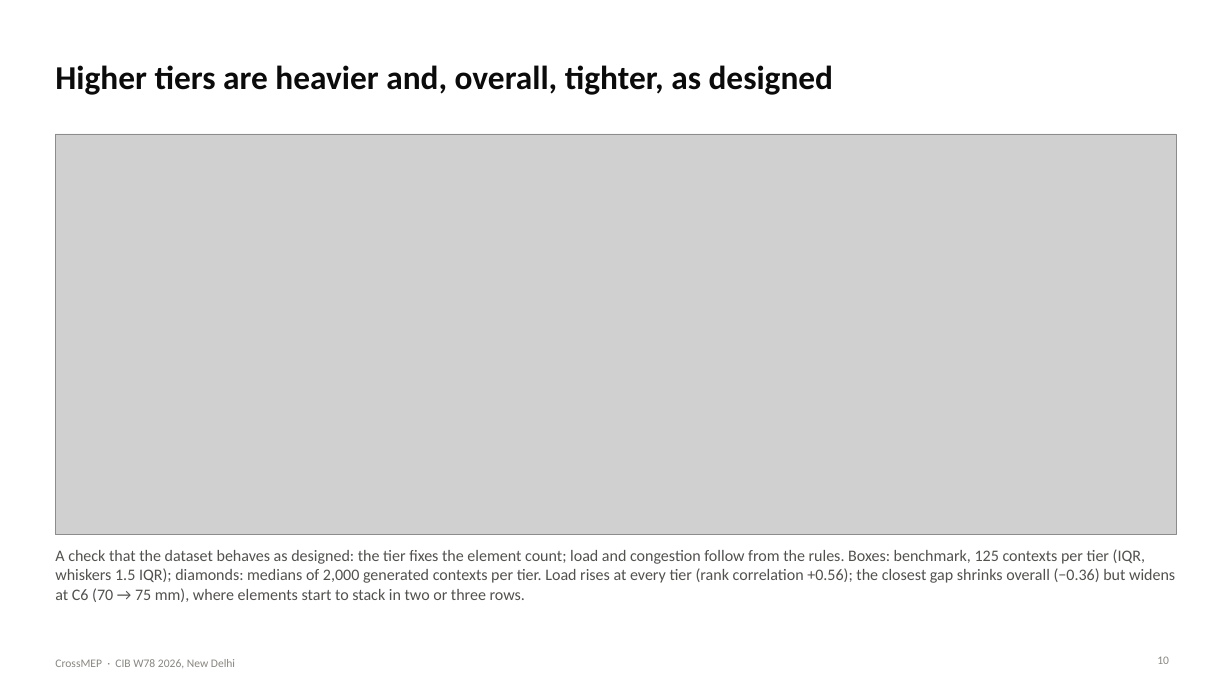
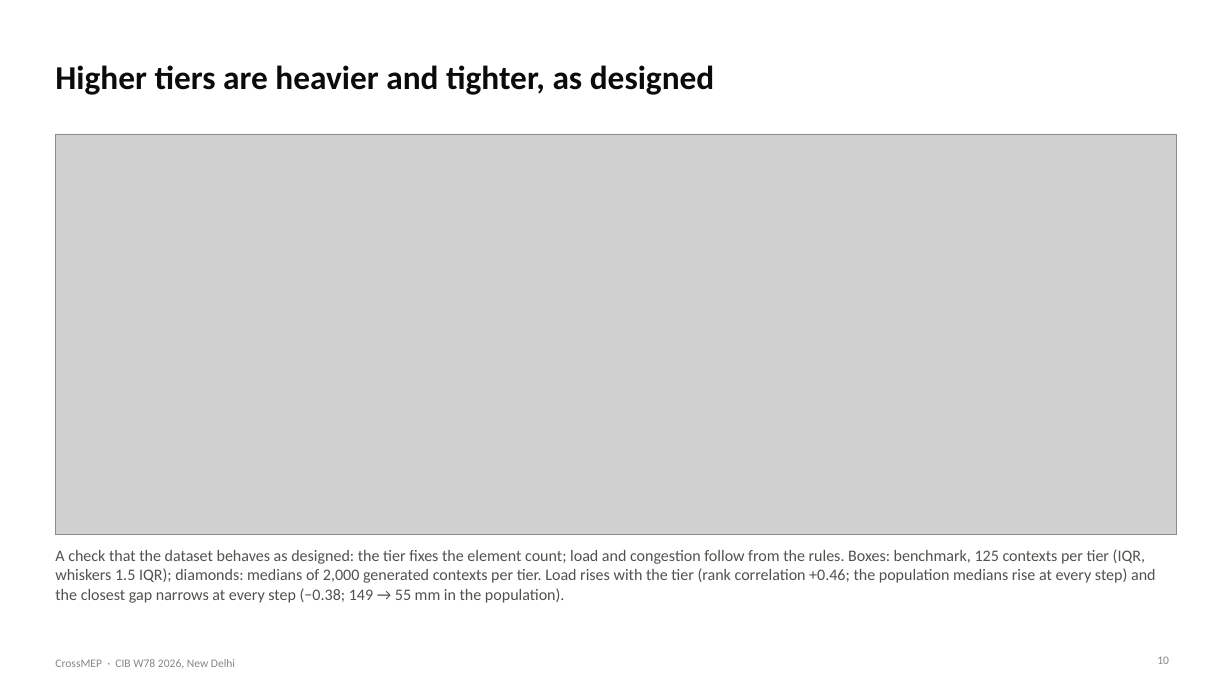
Before and after one commit to lavinia-ped/CrossMEP_Dataset, a slide deck: slide 10 of docs/CrossMEP_CIBW78_talk.pptx. Drawn at 1232x693 pixels with LibreOffice and Linux fonts; fonts in the diff are those of the drawing; grey boxes stand for pictures. Boxes give left, top, right and bottom in pixels: in the first picture for what was removed or moved away, otherwise in the second. Text is boxed around its words. In the diff, an @@ line names an element or a change of style, - is before the commit and + after.

Commit message:
Data revision 4.1: composition adjusted after the open-building comparison; DN125 and DN150
Revision.composition selects the parameter set, so 3.0 and 4.0 regenerate
byte-for-byte as before. 4.1 draws the number of rows by element count,
repeats the previous kind with probability 0.5, offers duct pairs and widens
the DN bands (DN125/150 added to the library: EN 10255 medium 5.0 mm wall,
ASME NPS 6 span). On the clinic the composition is now within TV 0.13 by
count with mixing and stacking close (in sample, reported as a design check);
spacing stays held out (clinic 32 mm, 4.0: 28). Benchmark: 2,488 pipes, 485
ducts, 19 % stacked, catalog coverage 14.5 %.

Files under data/v4.1, checksums, croissant, galleries; scripts/make_results.py
assembles RESULTS.md; figures, studio, deck, talk and read-aloud script rebuilt
on 4.1; README, DATASHEET, VERIFICATION_LOG, CHANGELOG, CITATION, version
4.1.0. Tests: paper-era pins kept on the 4.0 files (benchmark_v40), 4.1 pins
added; 227 pass.

```diff
--- a/docs/CrossMEP_CIBW78_talk.pptx
+++ b/docs/CrossMEP_CIBW78_talk.pptx
@@ title at (x1=55, y1=65, x2=715, y2=95): text changed @@
-Higher tiers are heavier and, overall, tighter, as designed
+Higher tiers are heavier and tighter, as designed
@@ text at (x1=55, y1=549, x2=1155, y2=603): text changed @@
-A check that the dataset behaves as designed: the tier fixes the element count; load and congestion follow from the rules. Boxes: benchmark, 125 contexts per tier (IQR, whiskers 1.5 IQR); diamonds: medians of 2,000 generated contexts per tier. Load rises at every tier (rank correlation +0.56); the closest gap shrinks overall (−0.36) but widens at C6 (70 → 75 mm), where elements start to stack in two or three rows.
+A check that the dataset behaves as designed: the tier fixes the element count; load and congestion follow from the rules. Boxes: benchmark, 125 contexts per tier (IQR, whiskers 1.5 IQR); diamonds: medians of 2,000 generated contexts per tier. Load rises with the tier (rank correlation +0.46; the population medians rise at every step) and the closest gap narrows at every step (−0.38; 149 → 55 mm in the population).
```
Also in this commit, not shown: 8 other slides changed, 55 other files.
